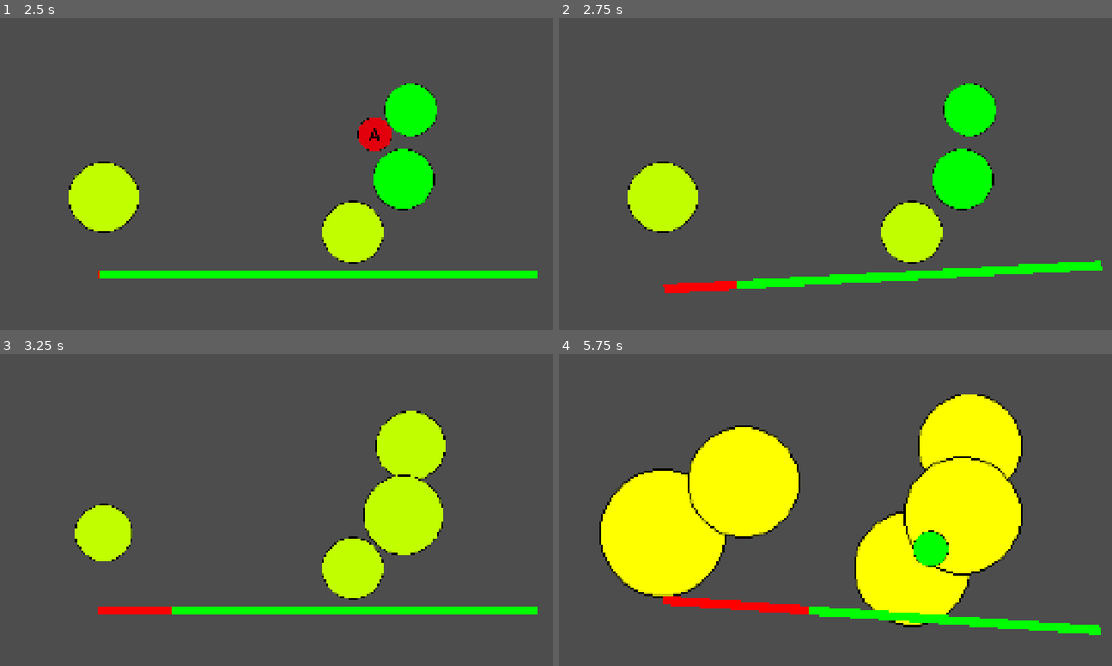
Above: before the commit, frames 1-4 (two rows, left to right).
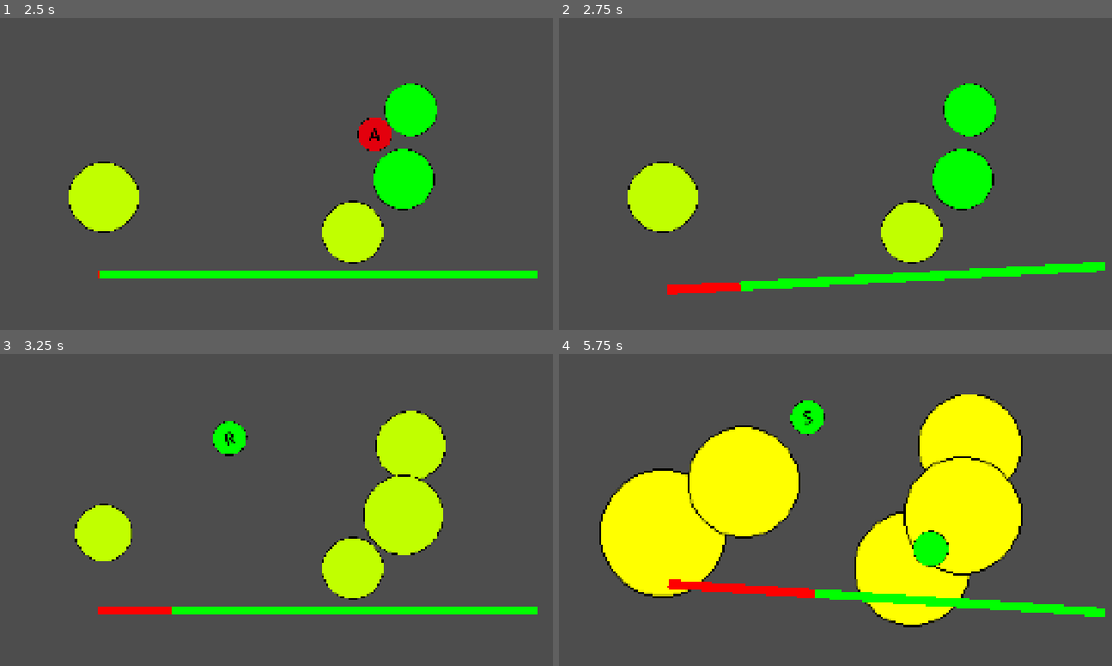
Above: after the commit, the same moments.

Repository: k3mystra/needy-college-student
Game: Godot game, scene res://ButtonMiniGame/test_game_scene.tscn
Two runs of this game, one before a commit and one after it. Both use one fixed random seed, a clock stepped at 60 frames per second and the inputs below.
Inputs (mouse positions are in pixels of both pictures, inside the frame that each line leads up to):
- Up to frame 1 (2.5 s): tap Enter at 0.5 s; click (359, 58) at 1.27 s; click (105, 195) at 2.02 s
- Up to frame 2 (2.75 s): no input
- Up to frame 3 (3.25 s): click (105, 531) at 2.77 s
- Up to frame 4 (5.75 s): no input

Frame 1 is identical in both runs. In frame 2, 0.7% of the frame differs, in the area x 18-99%, y 77-89%; in frame 3, 0.5%; in frame 4, 5.1%, in the area x 18-99%, y 14-91%.

Commit message:
added more punishment

Diff:
--- a/ButtonMiniGame/button_mash_game.gd
+++ b/ButtonMiniGame/button_mash_game.gd
@@ -12,7 +12,7 @@
 @onready var slider = $sliderholder/HSlider
 @onready var sliderholder = $sliderholder
 
-var letter = ["w", "a", "s", "d", "q", "e", "r", "f", "z", "x"]
+var letter = ["w", "a", "s", "d", "q", "e", "r", "f", "z", "x", "c"]
 var letter_amount : int
 var allow_count = true
 var prevpos : Vector2
@@ -114,14 +114,14 @@
 	if result:
 		_slider_damage(-10)
 		allow_count = true
-		timer = prevtimer
+		timer = prevtimer - 0.65
 		cooldown = prevcooldown
 		print ("GOOD EVERYTHING IS GOOD")
 	else:
 		_slider_damage(25)
 		allow_count = true
 		timer = prevtimer
-		cooldown = prevcooldown + randf_range(-0.3, 0.3)
+		cooldown = prevcooldown + randf_range(-0.4, 0)
 		print ("NO BUTTON PRESSED AND RAN OUT OF TIME")
 
 func _animation():
@@ -133,7 +133,7 @@
 	slider.value += value
 	while value > 0:
 		sliderholder.global_position = prevsliderpos
-		sliderholder.global_position += Vector2(randf_range(-25, 25), randf_range(-25, 25))
+		sliderholder.global_position += Vector2(randf_range(-35, 35), randf_range(-35, 35))
 		sliderholder.rotation_degrees = 0
 		sliderholder.rotation_degrees += randf_range(-8, 8)
 		value -= 3
